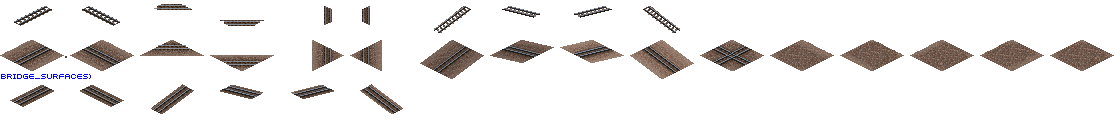
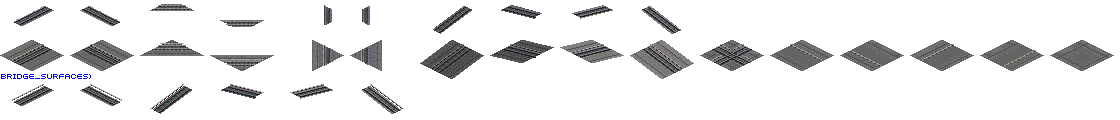
Layer changes from the first 1120px x 120px image to the second:
showed "Third Rail Shade" over [430, 44, 544, 69]
showed "Third Rail" over [12, 43, 1036, 109]
hid "Wooden Sleepers Overlap (Diesel stain)", painted on it over [13, 4, 752, 113]
hid "Overlay" over [0, 4, 753, 114]
showed "Urban Metro Overlay" over [12, 44, 186, 67]
showed "Urban" over [0, 4, 754, 114]
hid "Ballast Base" over [0, 40, 1114, 114]
showed "Urban Underlay" over [0, 40, 1114, 79]
